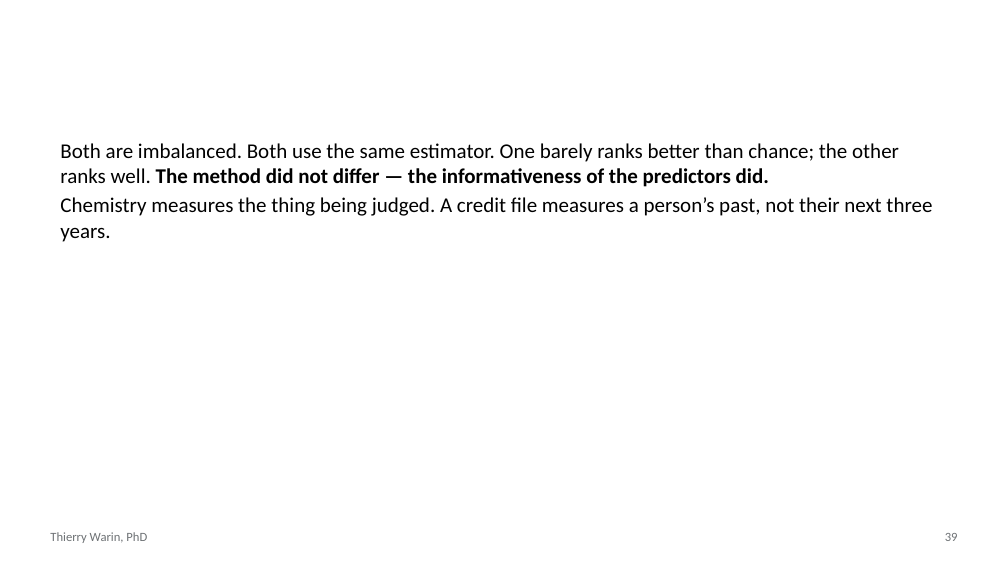
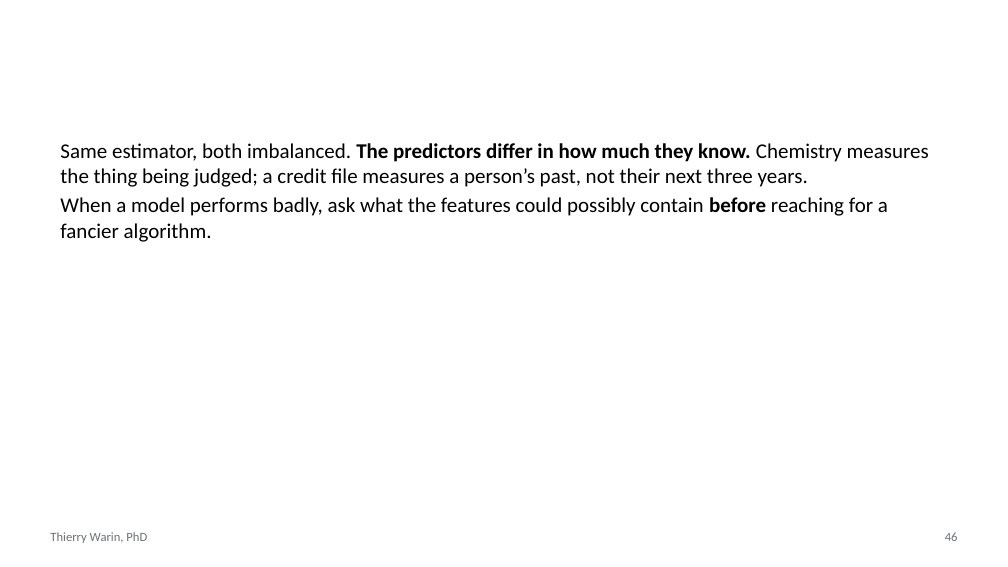
Before and after one commit to warint/quantitative-methods, a slide deck: slide 46 of 06-classification-logistic-and-penalised/slides.pptx (slide 39 before the commit). Drawn at 1008x567 pixels with LibreOffice and Linux fonts; fonts in the diff are those of the drawing. Boxes give left, top, right and bottom in pixels: in the first picture for what was removed or moved away, otherwise in the second. Text is boxed around its words. In the diff, an @@ line names an element or a change of style, - is before the commit and + after.

```diff
--- a/06-classification-logistic-and-penalised/slides.pptx
+++ b/06-classification-logistic-and-penalised/slides.pptx
@@ text at box(60, 143, 929, 242): text changed @@
-Both are imbalanced. Both use the same estimator. One barely ranks better than chance; the other ranks well. The method did not differ — the informativeness of the predictors did.
-Chemistry measures the thing being judged. A credit file measures a person’s past, not their next three years.
+Same estimator, both imbalanced. The predictors differ in how much they know. Chemistry measures the thing being judged; a credit file measures a person’s past, not their next three years.
+When a model performs badly, ask what the features could possibly contain before reaching for a fancier algorithm.
@@ page number at box(945, 532, 958, 541): text changed @@
-39
+46
```
Also in this commit, not shown: 20 other slides changed, 24 slides added, 20 slides removed, 3 other files.
